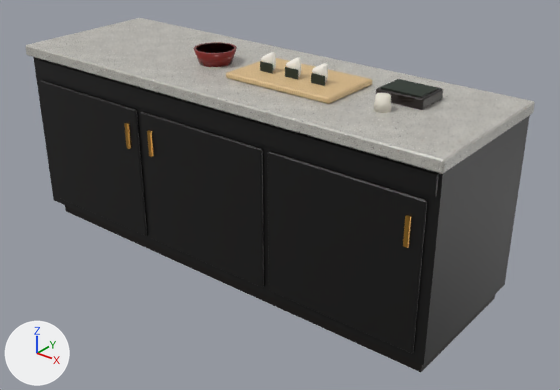
Renders of the Blender file blender/prepcounter.blend from each side of a commit.
The view is the same before and after, from a camera (50 mm lens) standing at (2.89, -3.35, 2.56) and looking at (0.2, 0.02, 0.47). Arrows for +X, +Y and +Z are at lower left; the lights stay in place. The picture after the commit comes second.

The scene before the commit, as lines of its bpy script (objects in view):
```python
me_cube_010 = bpy.data.meshes.new('Cube.010')
me_cube_010.from_pydata(...)  # 144 vertices, 140 faces; spans x -1.52..1.52, y -0.54..0.46, z -0.05..1.19
# faces by material slot: [6, 90, 26, 18]
me_cube_010.materials.append(mat_prepkick)  # black #1a120c
me_cube_010.materials.append(mat_prepsugi)  # picture img_prep_sugi
me_cube_010.materials.append(mat_prepterrazzo)  # picture img_prep_terrazzo
me_cube_010.materials.append(mat_prepbrass)  # orange #b98a3a
me_cube_020 = bpy.data.meshes.new('Cube.020')
me_cube_020.from_pydata(...)  # 326 vertices, 319 faces; spans x -0.75..0.78, y -0.21..0.23, z -0.02..0.13
# faces by material slot: [26, 123, 24, 32, 58, 32, 24]
me_cube_020.materials.append(mat_prephinoki)  # picture img_prep_hinoki
me_cube_020.materials.append(mat_preprice)  # white #f6f3ea
me_cube_020.materials.append(mat_prepnori)  # black #1d2a1e
me_cube_020.materials.append(mat_preplacquer)  # dark red #7a1a14
me_cube_020.materials.append(mat_preplacquerin)  # black #1a1210
me_cube_020.materials.append(mat_prepwater)  # greyish cyan #8fb2b8
me_cube_020.materials.append(mat_prepsalt)  # white #e9e4d6
ob_prepbody = bpy.data.objects.new('PrepBody', me_cube_010)
ob_prepbody.parent = ob_prepcounter
ob_prepbody.location = (0.0, 0.04, 0.05)
ob_prepset = bpy.data.objects.new('PrepSet', me_cube_020)
ob_prepset.parent = ob_prepcounter
ob_prepset.location = (0.35, -0.01, 1.254)
```
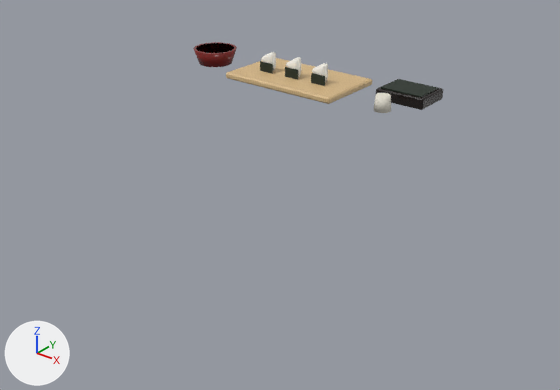
Pixel boxes [x1, y1, x2, y2] of what changed, in the pictures (560 x 390 px):
'PrepBody', deleted
    before: [25, 18, 535, 372]
    faces in mat_prepsugi (picture img_prep_sugi): [33, 57, 530, 366]
    faces in mat_prepterrazzo (picture img_prep_terrazzo): [25, 18, 535, 174]
    faces in mat_prepkick (black #1a120c): [65, 205, 495, 372]
    faces in mat_prepbrass (orange #b98a3a): [124, 123, 411, 248]

The change, as a list of edits to the scene's bpy script:
```text
Remove ob_prepbody:
    ob_prepbody = bpy.data.objects.new('PrepBody', me_cube_010)
    ob_prepbody.parent = ob_prepcounter
    ob_prepbody.location = (0.0, 0.04, 0.05)
```
